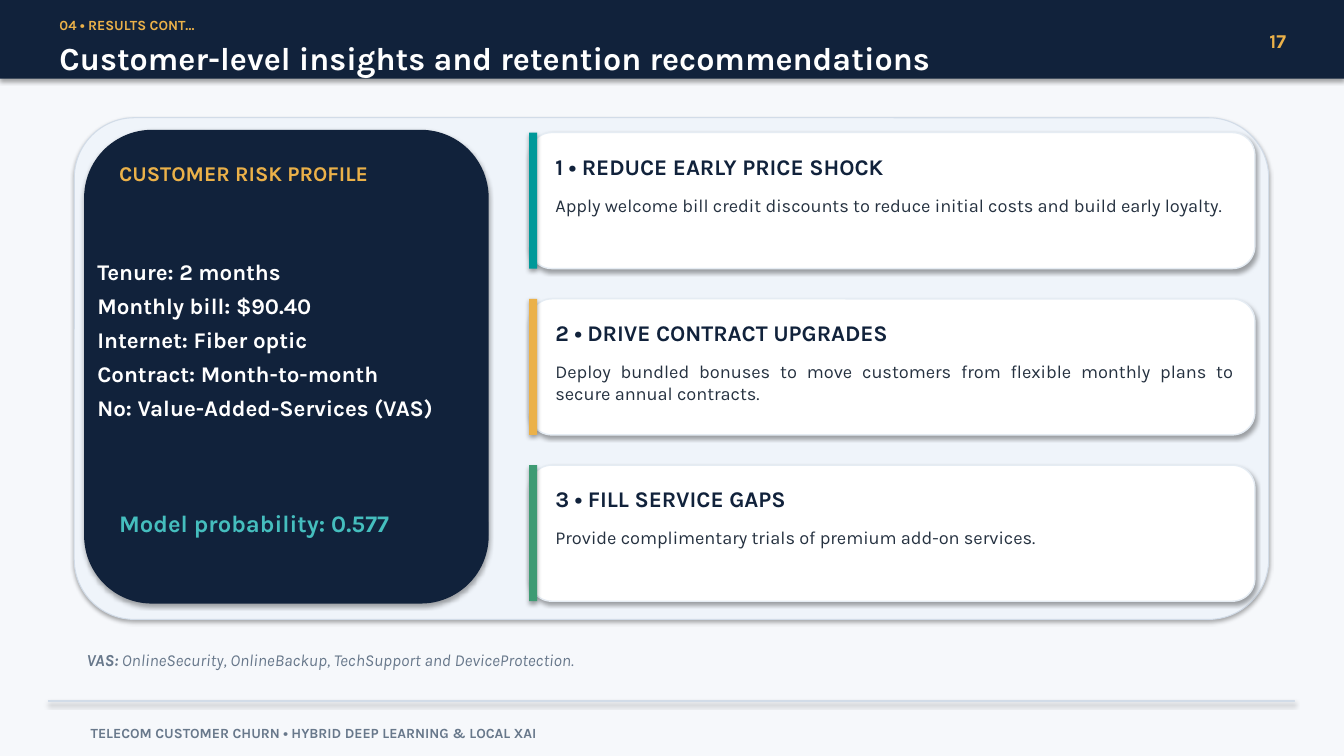
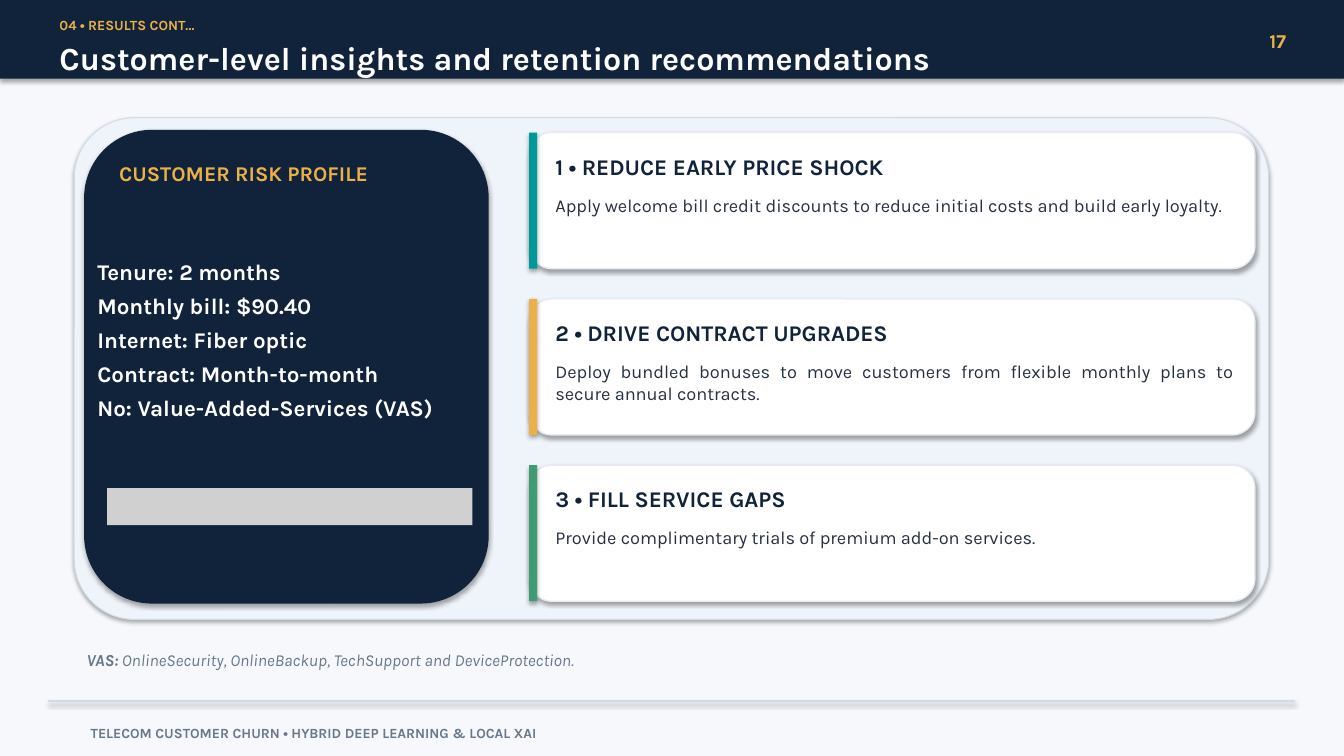
Before and after one commit to FanuelMichael/XAI_course-work, a slide deck: slide 17 of Power-point presentation/Presentation.pptx. Drawn at 1344x756 pixels with LibreOffice and Linux fonts; fonts in the diff are those of the drawing; grey boxes stand for pictures. Boxes give left, top, right and bottom in pixels: in the first picture for what was removed or moved away, otherwise in the second. Text is boxed around its words. In the diff, an @@ line names an element or a change of style, - is before the commit and + after.

```diff
--- a/Power-point presentation/Presentation.pptx
+++ b/Power-point presentation/Presentation.pptx
@@ picture added at [107,488,472,525] @@
@@ text removed at [119,515,389,538] @@
-Model probability: 0.577
```
Also in this commit, not shown: 3 other slides changed, 1 other file.
